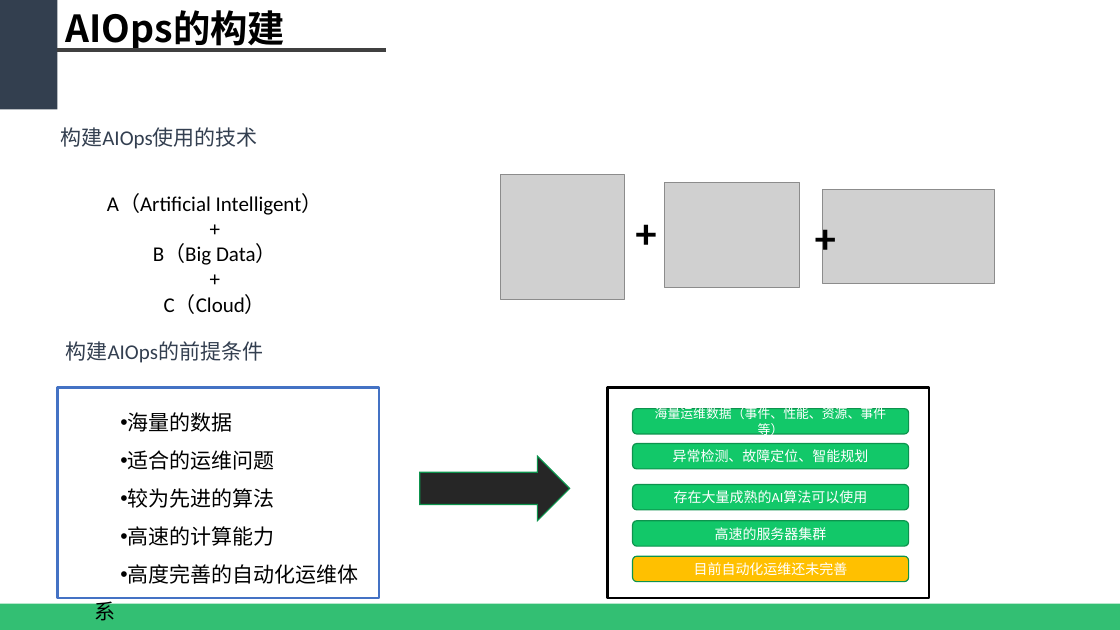
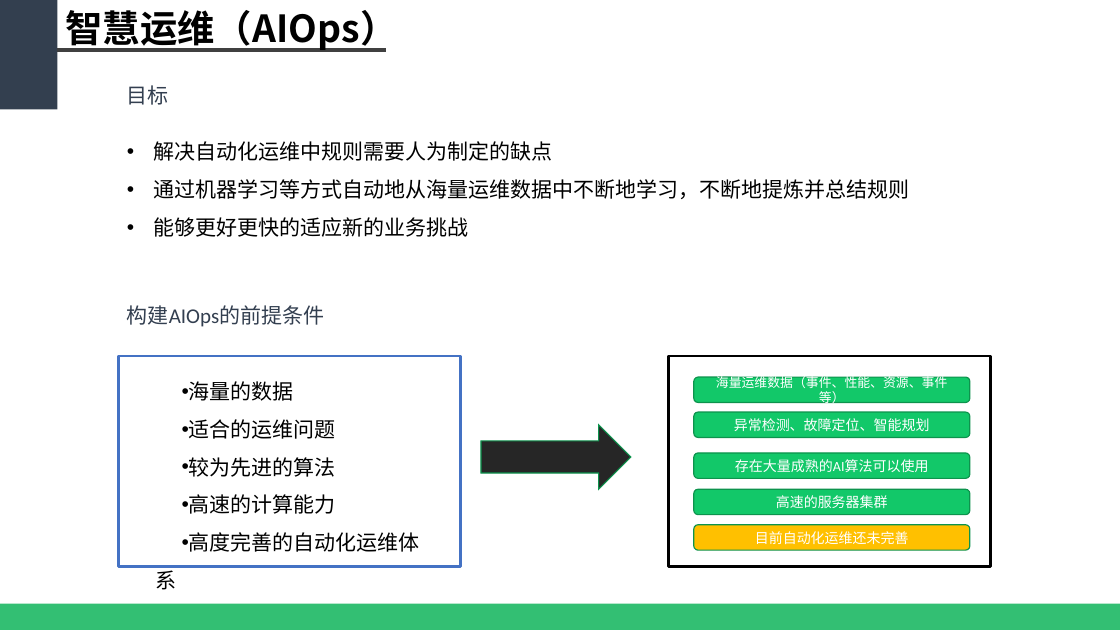
Before and after one commit to WeakX/Ref, a slide deck: slide 7 of 基于大数据的智慧网络运维平台_new.pptx (slide 6 before the commit). Drawn at 1120x630 pixels with LibreOffice and Linux fonts; fonts in the diff are those of the drawing; grey boxes stand for pictures. Boxes give left, top, right and bottom in pixels: in the first picture for what was removed or moved away, otherwise in the second. Text is boxed around its words. In the diff, an @@ line names an element or a change of style, - is before the commit and + after.

```diff
--- a/基于大数据的智慧网络运维平台_new.pptx
+++ b/基于大数据的智慧网络运维平台_new.pptx
@@ text removed at [66,10,285,52] @@
-AIOps的构建
@@ text added at [66,10,398,52], 32 pt, text #000000, bold @@
+智慧运维（AIOps）
@@ text added at [127,85,169,105], 18 pt, text #333F50 @@
+目标
@@ text removed at [60,127,257,149] @@
-构建AIOps使用的技术
@@ text added at [153,141,909,237], 18 pt, text #000000 @@
+• 解决自动化运维中规则需要人为制定的缺点
+• 通过机器学习等方式自动地从海量运维数据中不断地学习，不断地提炼并总结规则
+• 能够更好更快的适应新的业务挑战
@@ picture removed at [500,175,624,299] @@
@@ text removed at [107,193,323,314] @@
-A（Artificial Intelligent）
-+
-B（Big Data）
-+
-C（Cloud）
@@ text removed at [607,202,685,262] @@
-+
@@ picture removed at [665,182,800,287] @@
@@ text removed at [787,208,865,267] @@
-+
@@ picture removed at [823,189,995,283] @@
@@ text "构建AIOps的前提条件": place and size @@
-text "构建AIOps的前提条件" at [66,341,263,363]
+text "构建AIOps的前提条件" at [127,305,324,327]
@@ rectangle: place and size @@
-rectangle at [57,387,379,598]
+rectangle at [118,356,460,567]
@@ 5 rounded rectangles, 1 text, 1 rectangle, 1 right arrow: place and size @@
-5 rounded rectangles, 1 text, 1 rectangle, 1 right arrow at [128,387,929,598]
+5 rounded rectangles, 1 text, 1 rectangle, 1 right arrow at [189,356,991,567]
```
Also in this commit, not shown: 4 other slides changed, 6 slides added, 2 slides removed.
